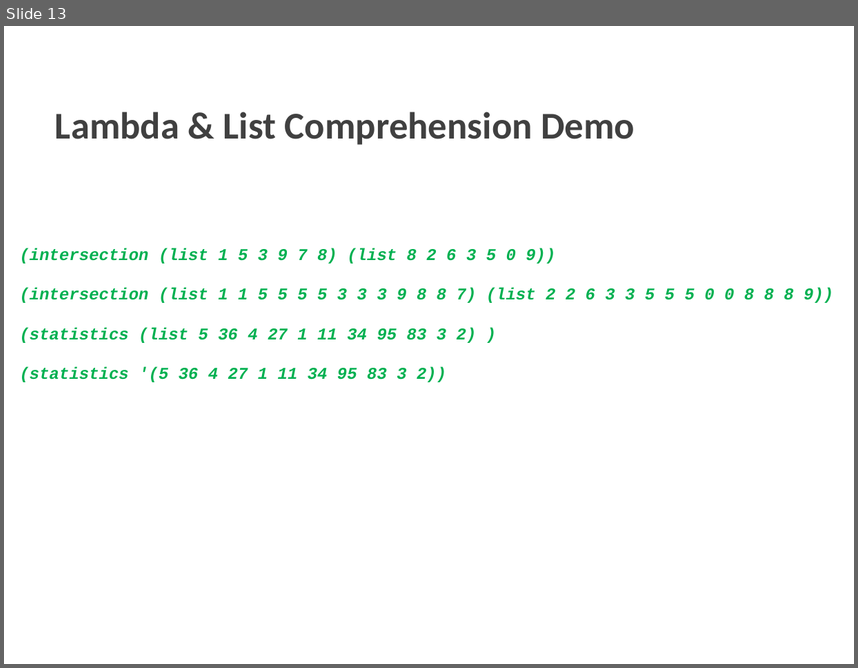
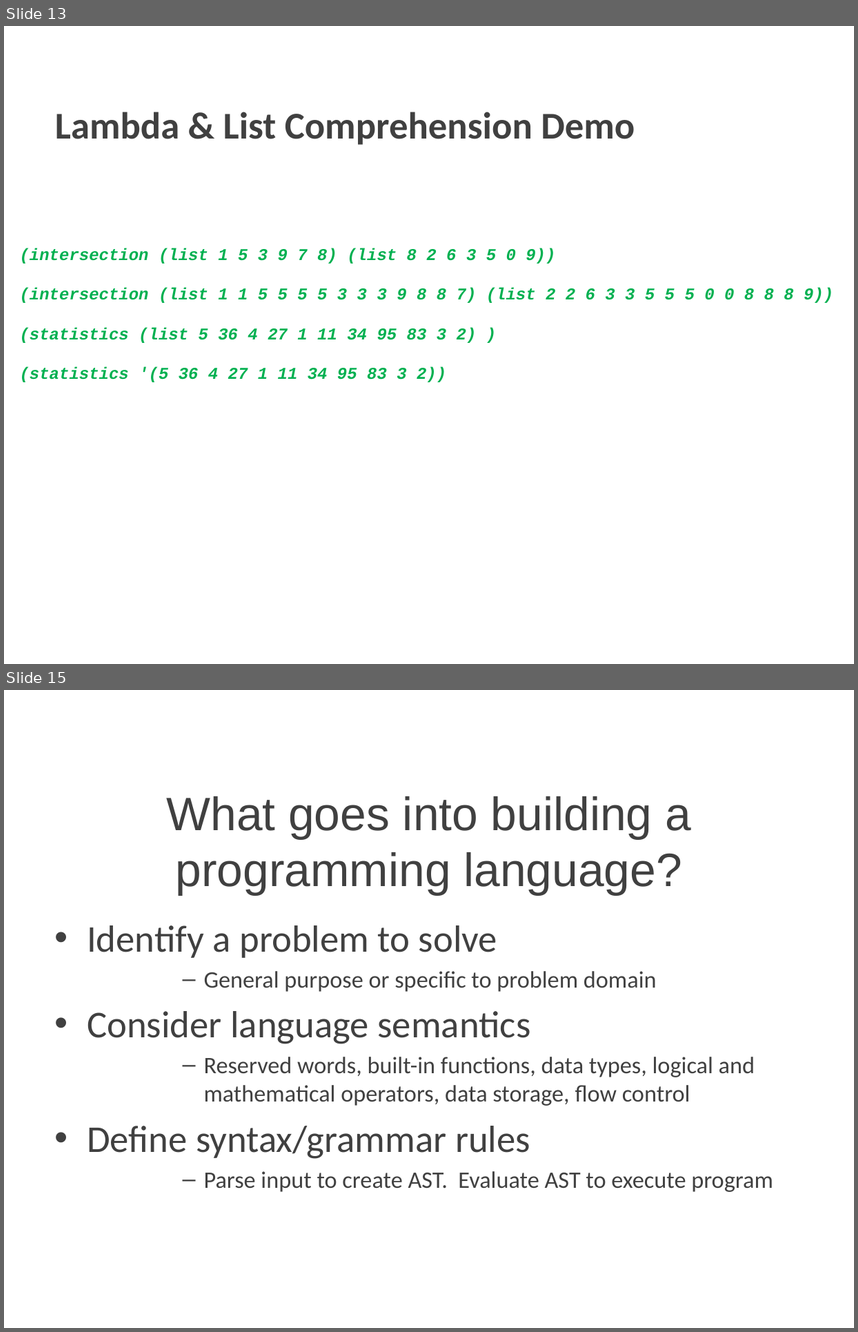
Before and after one commit to jht585/PLFinal, a slide deck: PLFinal.pptx. Shown one above the other, each under a label of ours: slide 13 before the commit, slides 13 and 15 after it; the slides between them are not shown. The pictures are 858x668 and 858x1332 pixels, drawn with LibreOffice and Linux fonts; fonts in the diff are those of the drawing; background and template pictures are left out. Boxes give left, top, right and bottom in pixels: in the first picture for what was removed or moved away, otherwise in the second. Text is boxed around its words. In the diff, an @@ line names an element or a change of style, - is before the commit and + after.

```diff
--- a/PLFinal.pptx
+++ b/PLFinal.pptx
@@ slide 15 added at box(4, 690, 854, 1328), background picture (left out) @@
@@ title added at box(167, 796, 691, 895), 39.6 pt, text #404040 @@
+What goes into building a programming language?
@@ text added at box(87, 925, 773, 1192), 20 pt, text #404040 @@
+• Identify a problem to solve
+      – General purpose or specific to problem domain
+• Consider language semantics
+      – Reserved words, built-in functions, data types, logical and mathematical operators, data storage, flow control
+• Define syntax/grammar rules
+      – Parse input to create AST. Evaluate AST to execute program
```
Also in this commit, not shown: 1 slide changed, 5 other slides added, 11 other files.
